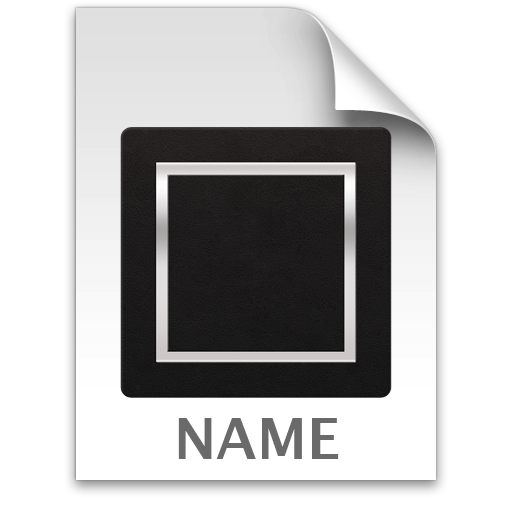
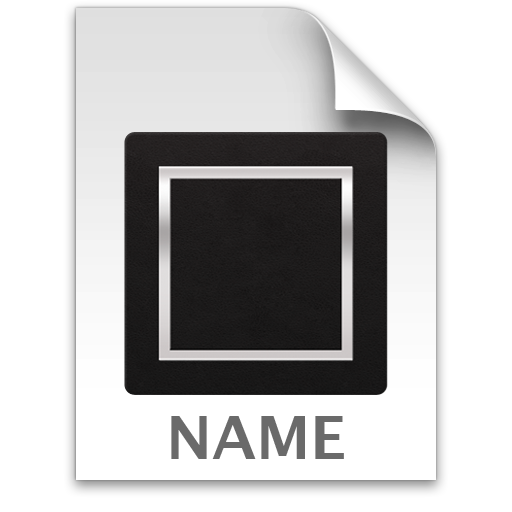
Comparing the layer stacks of the two w=512, h=512 images. Changes:
painted on "TEXT" over [171, 416, 344, 459]
painted on "Icon copy" over [120, 127, 392, 398]
